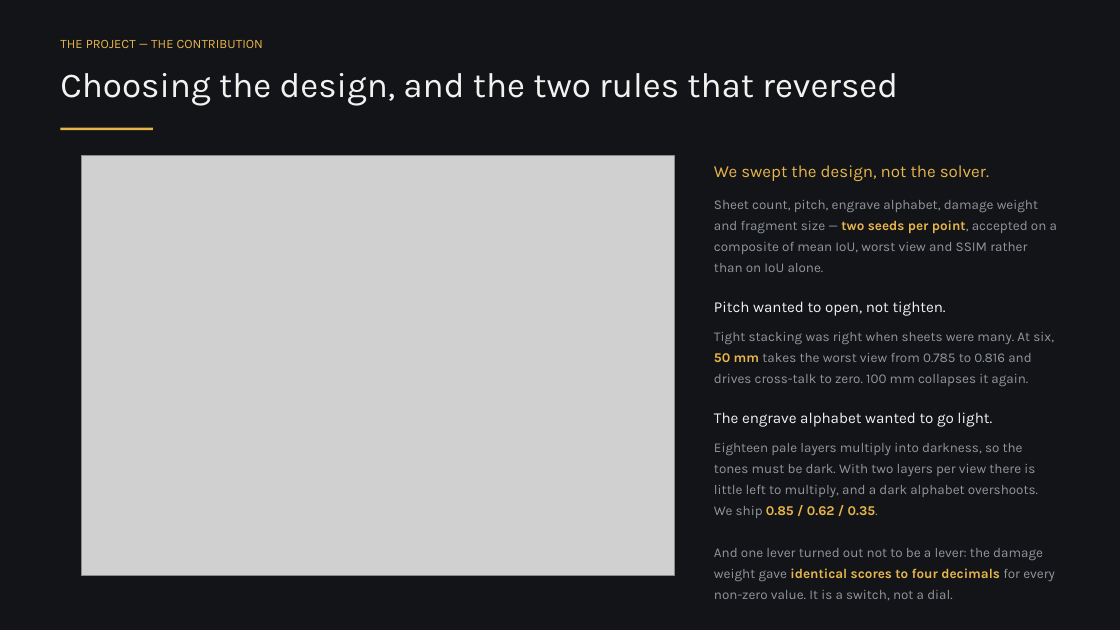
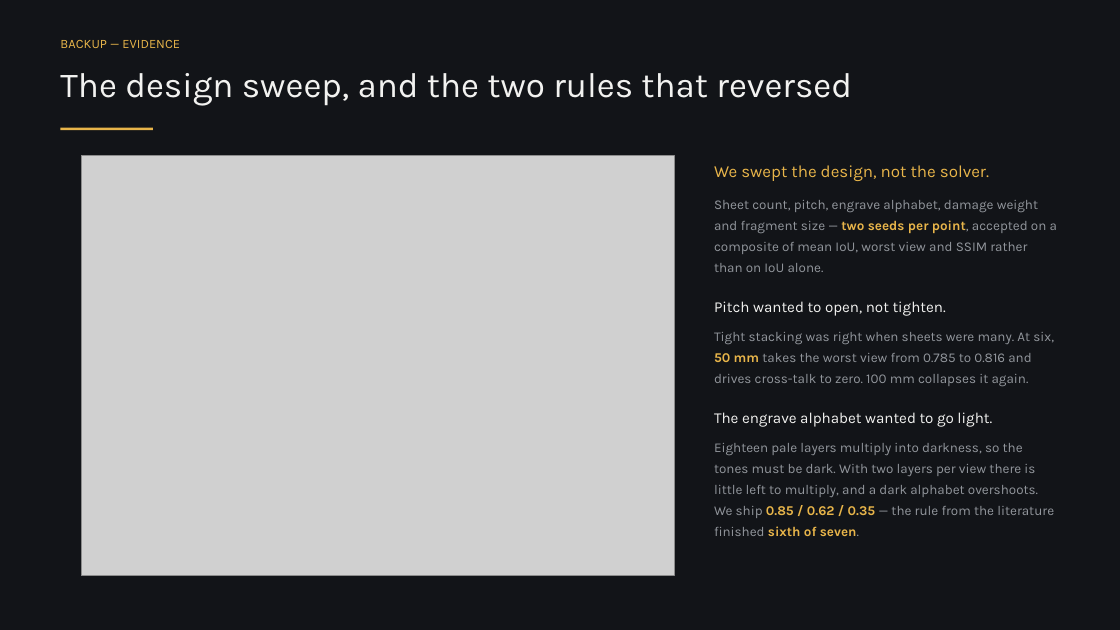
Before and after one commit to shathan18/school, a slide deck: slide 22 of MoP26_ShadowArt_final.pptx (slide 12 before the commit). Drawn at 1120x630 pixels with LibreOffice and Linux fonts; fonts in the diff are those of the drawing; grey boxes stand for pictures. Boxes give left, top, right and bottom in pixels: in the first picture for what was removed or moved away, otherwise in the second. Text is boxed around its words. In the diff, an @@ line names an element or a change of style, - is before the commit and + after.

```diff
--- a/MoP26_ShadowArt_final.pptx
+++ b/MoP26_ShadowArt_final.pptx
@@ text at box(60, 40, 180, 48): text changed @@
-THE PROJECT — THE CONTRIBUTION
+BACKUP — EVIDENCE
@@ text at box(60, 73, 852, 106): text changed @@
-Choosing the design, and the two rules that reversed
+The design sweep, and the two rules that reversed
@@ text at box(714, 443, 1054, 536): text changed @@
-Eighteen pale layers multiply into darkness, so the tones must be dark. With two layers per view there is little left to multiply, and a dark alphabet overshoots. We ship 0.85 / 0.62 / 0.35.
-And one lever turned out not to be a lever: the damage weight gave identical scores to four decimals for every non-zero value. It is a switch, not a dial.
+Eighteen pale layers multiply into darkness, so the tones must be dark. With two layers per view there is little left to multiply, and a dark alphabet overshoots. We ship 0.85 / 0.62 / 0.35 — the rule from the literature finished sixth of seven.
```
Also in this commit, not shown: 6 other slides changed, 5 slides added, 4 slides removed, 1 other file.
